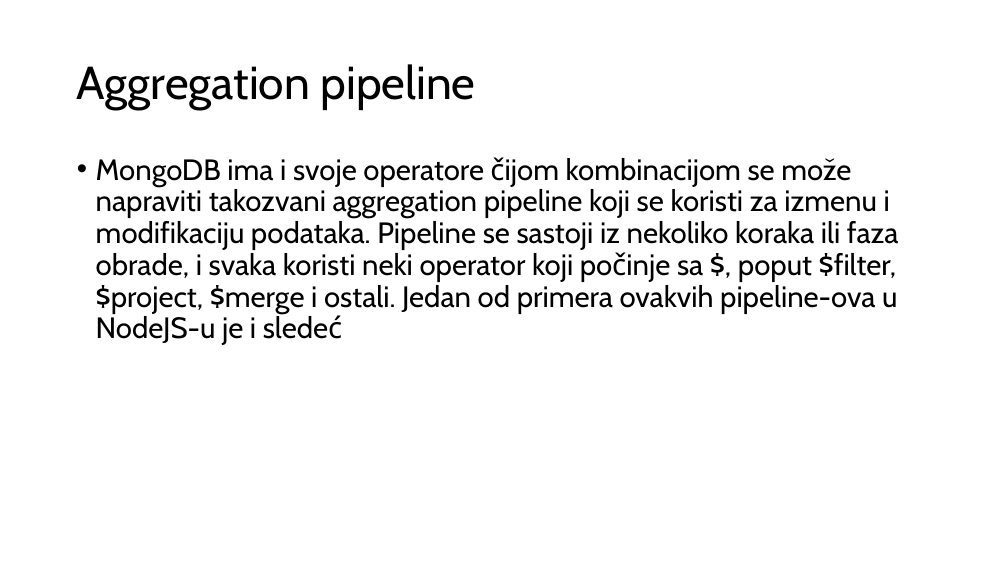
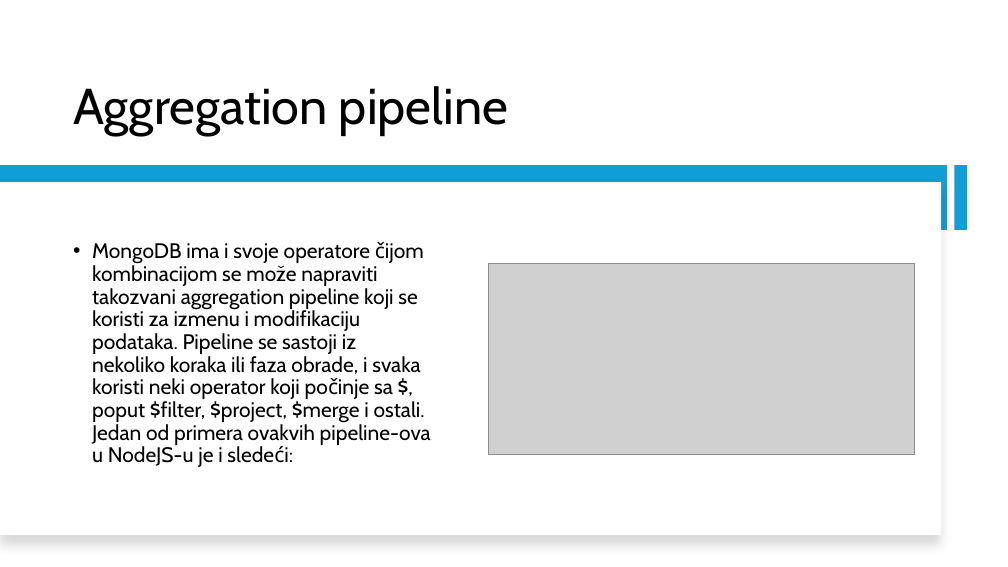
Before and after one commit to radisa-markovic/redis-mongodb-imdb-vs-ondisk, a slide deck: slide 16 of Redis i Mongo.pptx (slide 15 before the commit). Drawn at 1008x567 pixels with LibreOffice and Linux fonts; fonts in the diff are those of the drawing; grey boxes stand for pictures. Boxes give left, top, right and bottom in pixels: in the first picture for what was removed or moved away, otherwise in the second. Text is boxed around its words. In the diff, an @@ line names an element or a change of style, - is before the commit and + after.

```diff
--- a/Redis i Mongo.pptx
+++ b/Redis i Mongo.pptx
@@ title "Aggregation pipeline" at (x1=73, y1=86, x2=508, y2=135): size 44 to 48 pt; vertical alignment middle to bottom @@
@@ rectangle added at (x1=0, y1=166, x2=948, y2=230), fill #0F9ED5 @@
@@ rectangle added at (x1=954, y1=166, x2=967, y2=230), fill #0F9ED5 @@
@@ rectangle added at (x1=0, y1=182, x2=941, y2=535), fill #FFFFFF @@
@@ text "MongoDB ima i svoje operatore ..." at (x1=92, y1=243, x2=431, y2=467): vertical alignment top to middle @@
@@ text at (x1=92, y1=243, x2=431, y2=467): text changed; size 28 to 20 pt @@
-• MongoDB ima i svoje operatore čijom kombinacijom se može napraviti takozvani aggregation pipeline koji se koristi za izmenu i modifikaciju podataka. Pipeline se sastoji iz nekoliko koraka ili faza obrade, i svaka koristi neki operator koji počinje sa $, poput $filter, $project, $merge i ostali. Jedan od primera ovakvih pipeline-ova u NodeJS-u je i sledeć
+• MongoDB ima i svoje operatore čijom kombinacijom se može napraviti takozvani aggregation pipeline koji se koristi za izmenu i modifikaciju podataka. Pipeline se sastoji iz nekoliko koraka ili faza obrade, i svaka koristi neki operator koji počinje sa $, poput $filter, $project, $merge i ostali. Jedan od primera ovakvih pipeline-ova u NodeJS-u je i sledeći:
@@ picture added at (x1=488, y1=263, x2=914, y2=455) @@
```
Also in this commit, not shown: 1 other slide changed, 3 slides added, 1 slide removed.
